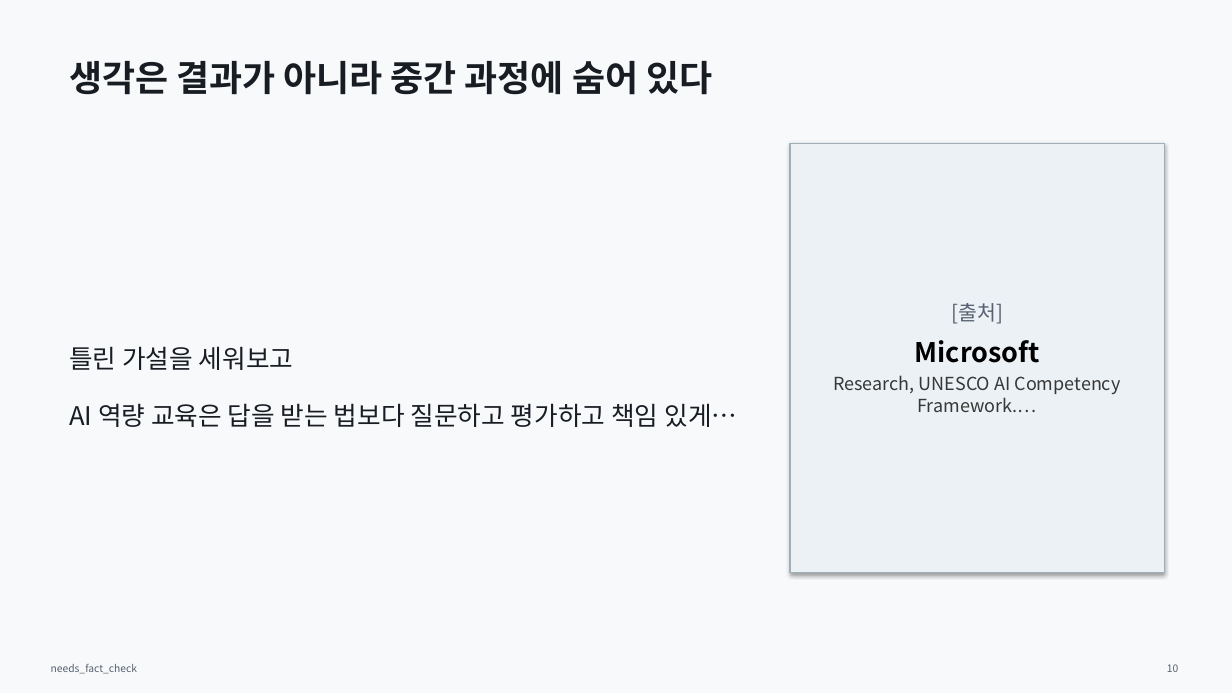
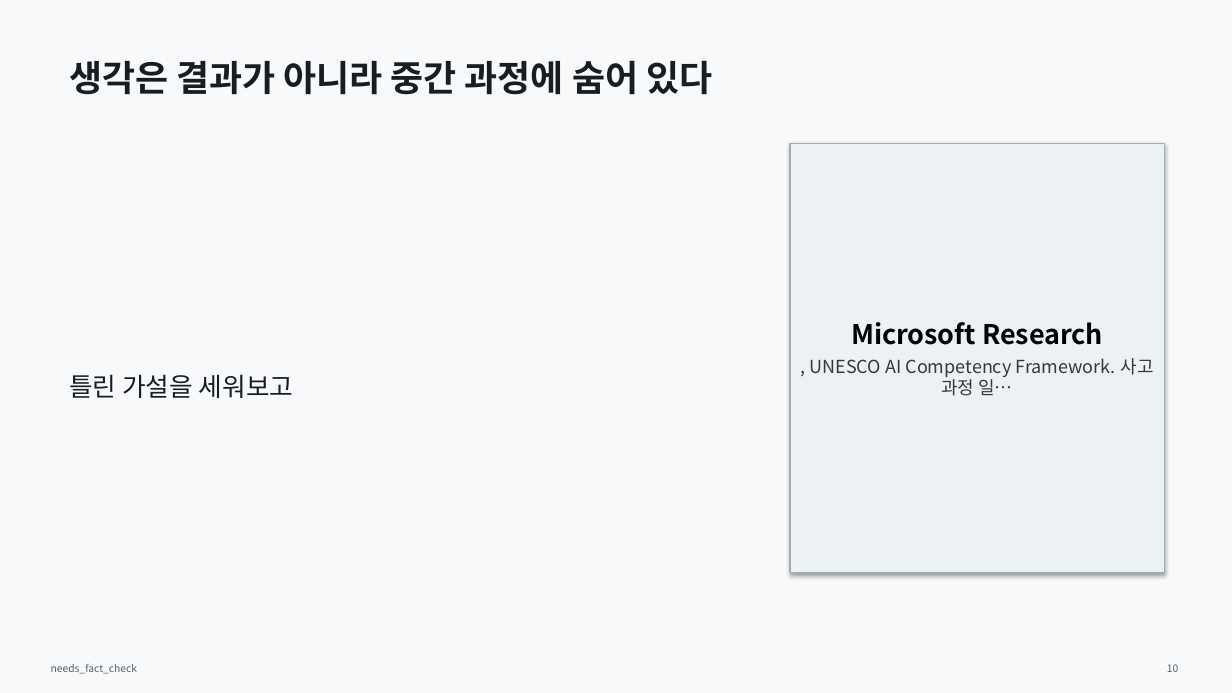
Before and after one commit to Rlearnchan/luddite, a slide deck: slide 10 of outputs/pptx/ai_knowledge_institution_draft.pptx. Drawn at 1232x693 pixels with LibreOffice and Linux fonts; fonts in the diff are those of the drawing. Boxes give left, top, right and bottom in pixels: in the first picture for what was removed or moved away, otherwise in the second. Text is boxed around its words. In the diff, an @@ line names an element or a change of style, - is before the commit and + after.

```diff
--- a/outputs/pptx/ai_knowledge_institution_draft.pptx
+++ b/outputs/pptx/ai_knowledge_institution_draft.pptx
@@ text in rectangle at (810, 322, 1153, 396): text changed @@
-[출처]
-Microsoft
-Research, UNESCO AI Competency Framework.…
+Microsoft Research
+, UNESCO AI Competency Framework. 사고 과정 일…
@@ text at (69, 403, 737, 427): paragraph removed @@
-AI 역량 교육은 답을 받는 법보다 질문하고 평가하고 책임 있게…
```
Also in this commit, not shown: 15 other slides changed, 8 other files.
